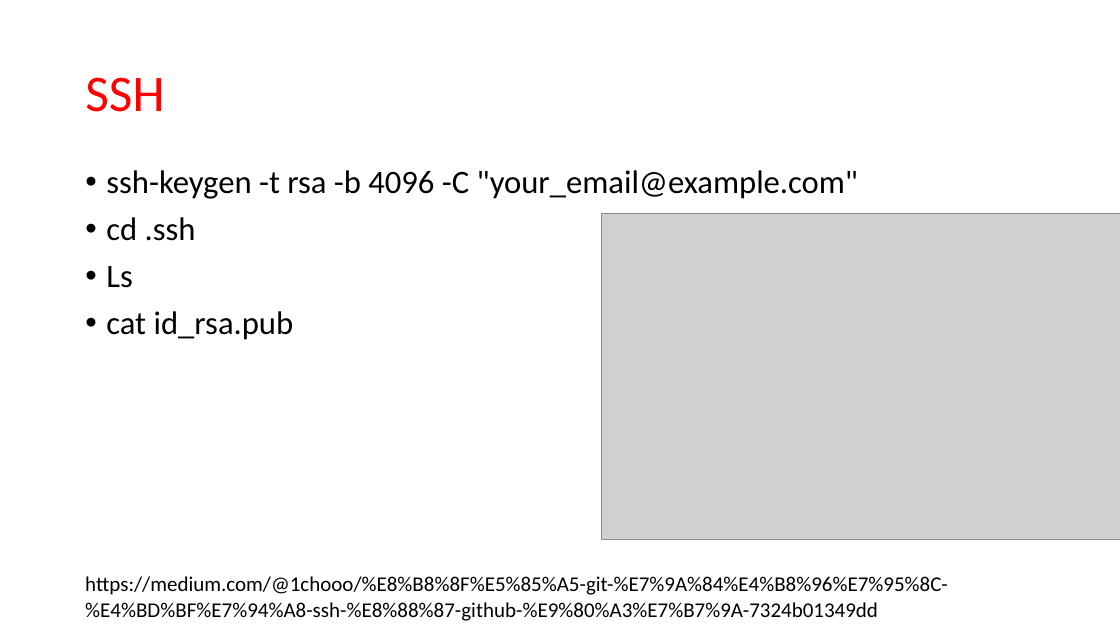
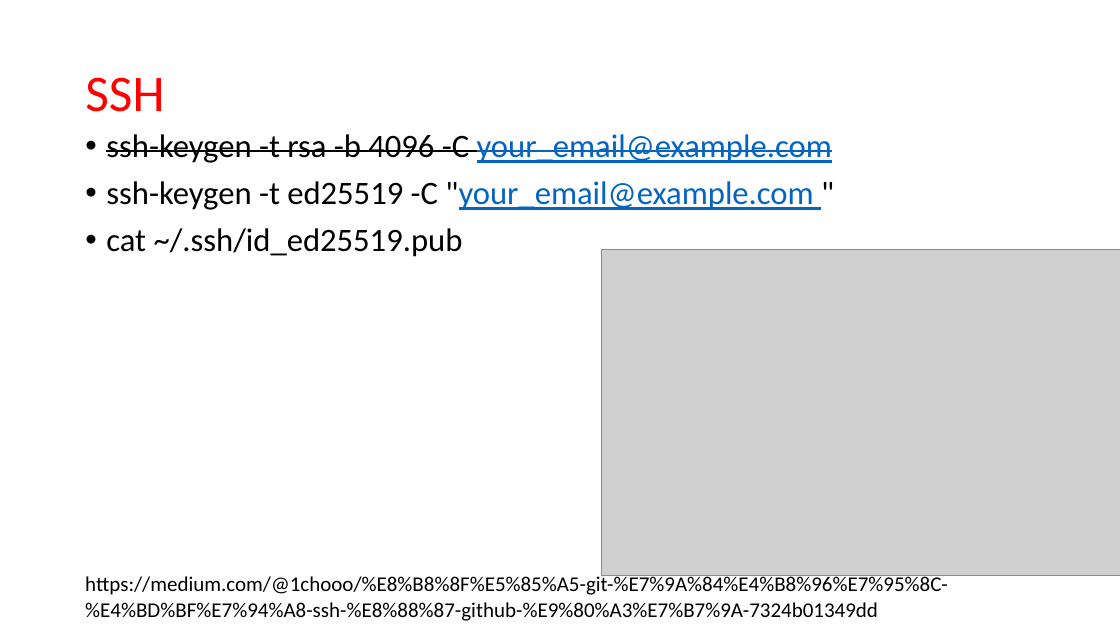
Before and after one commit to rdot-lee/ProgramNotebook, a slide deck: slide 8 of Git/Git command note.pptx. Drawn at 1120x630 pixels with LibreOffice and Linux fonts; fonts in the diff are those of the drawing; grey boxes stand for pictures. Boxes give left, top, right and bottom in pixels: in the first picture for what was removed or moved away, otherwise in the second. Text is boxed around its words. In the diff, an @@ line names an element or a change of style, - is before the commit and + after.

```diff
--- a/Git/Git command note.pptx
+++ b/Git/Git command note.pptx
@@ text at [106, 134, 832, 257]: text changed @@
-• ssh-keygen -t rsa -b 4096 -C "your_email@example.com"
-• cd .ssh
-• Ls
-• cat id_rsa.pub
+• ssh-keygen -t rsa -b 4096 -C your_email@example.com
+• ssh-keygen -t ed25519 -C "your_email@example.com "
+• cat ~/.ssh/id_ed25519.pub
@@ picture: place and size @@
-picture at [602, 213, 1120, 539]
+picture at [602, 250, 1120, 576]
```
